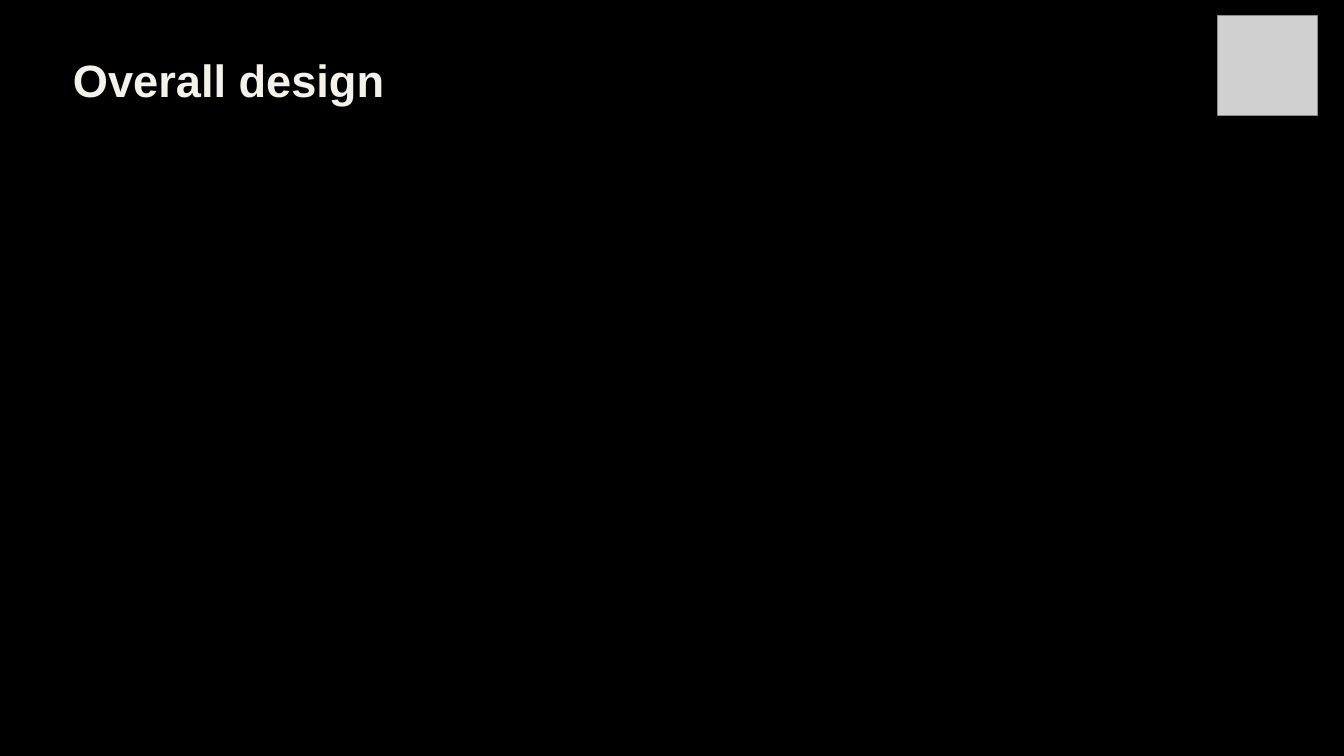
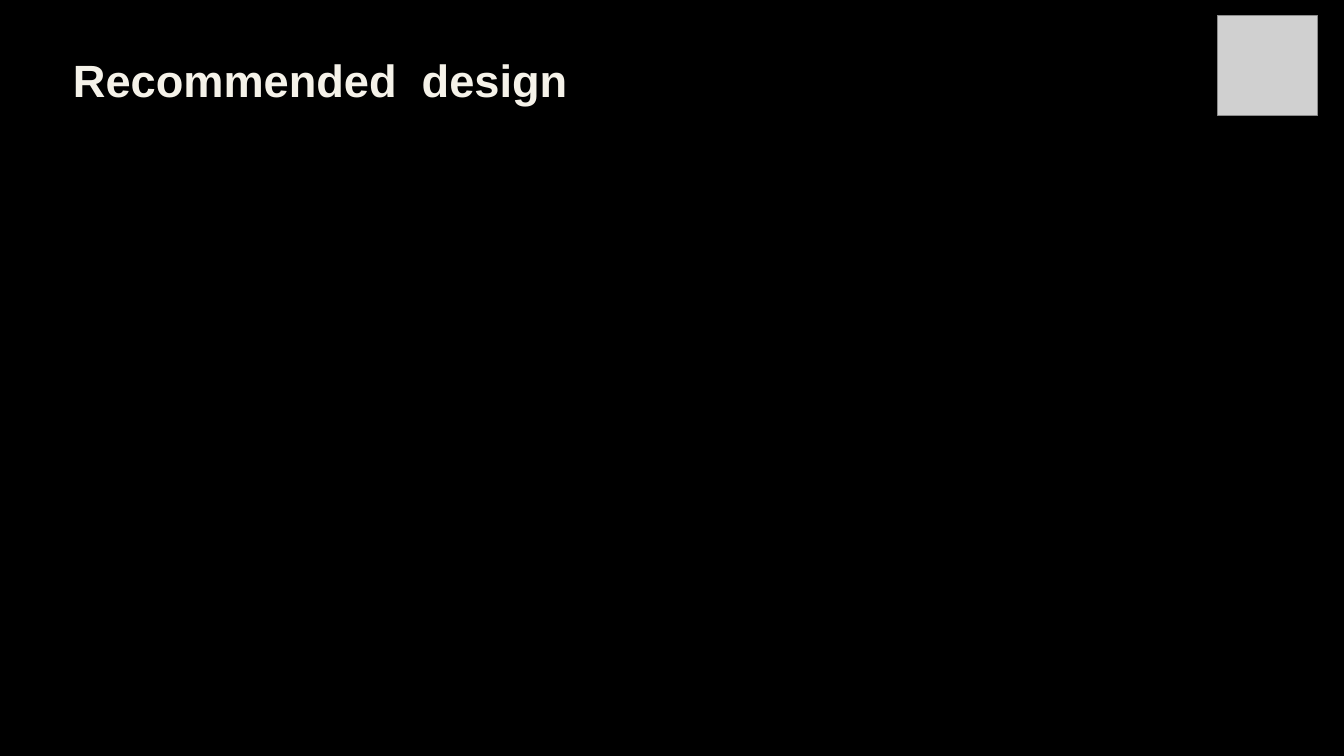
Before and after one commit to Polowater123/Aggie-Baja-Controls-The-A.B.C.-, a slide deck: slide 8 of PDR Draft.pptx. Drawn at 1344x756 pixels with LibreOffice and Linux fonts; fonts in the diff are those of the drawing; grey boxes stand for pictures. Boxes give left, top, right and bottom in pixels: in the first picture for what was removed or moved away, otherwise in the second. Text is boxed around its words. In the diff, an @@ line names an element or a change of style, - is before the commit and + after.

```diff
--- a/PDR Draft.pptx
+++ b/PDR Draft.pptx
@@ text at bbox=[73, 64, 568, 105]: text changed @@
-Overall design
+Recommended design
```
Also in this commit, not shown: 6 other slides changed, 2 slides added, 3 slides removed.
